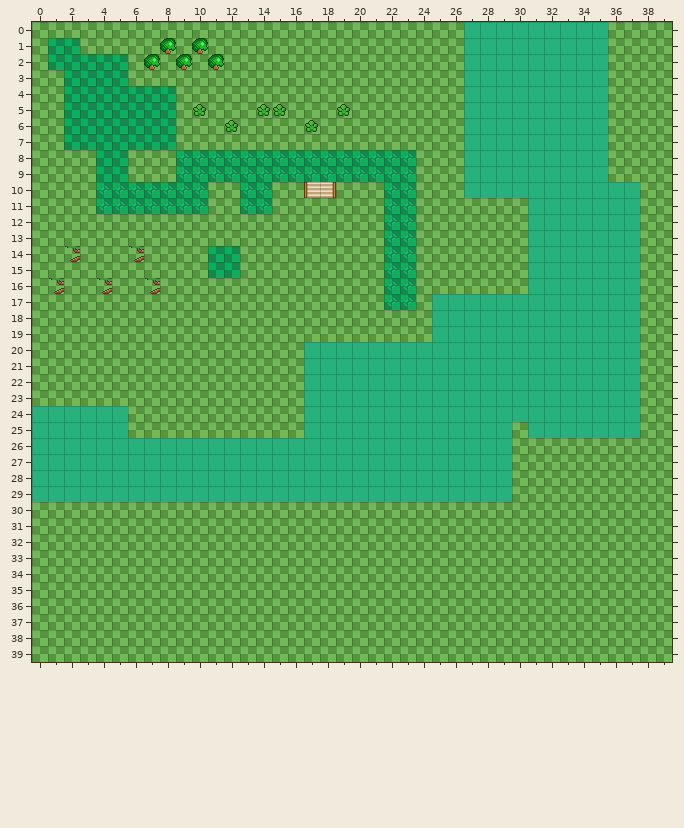
Level history. Tiled map: cmake-build-debug/assets/tilemaps/field_00.tmx. The first picture shows the starting point.
Cells are 16x16 px. Shown: x 0..39, y 0..39.
Once edited:
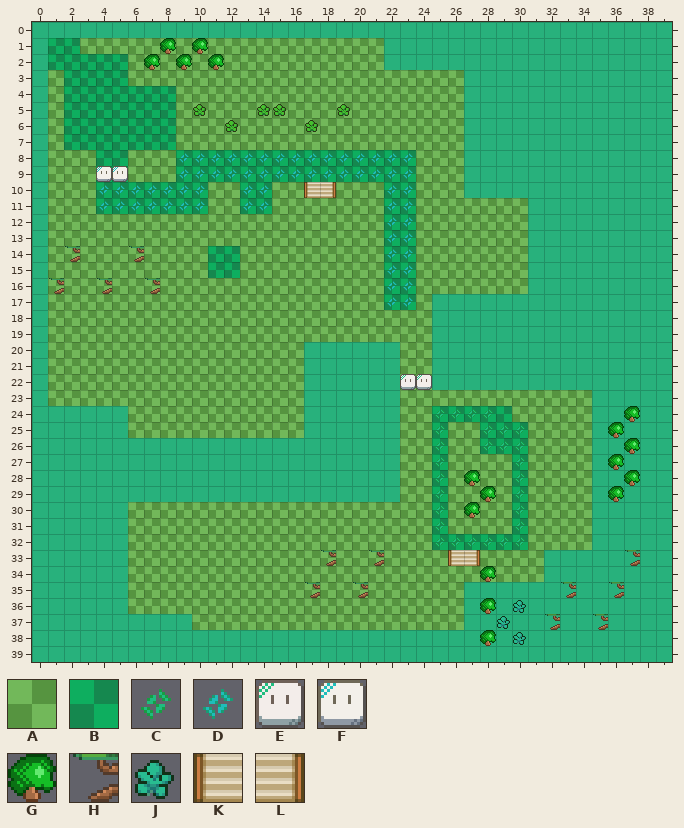
Key: from "normal_tileset": A 18, B 19, C 24, D 25, E 40, F 41, G 65, H 66, J 102, K 129, L 130.
_ is an empty cell, . an unchanged one.
Difference:
--- layer "タイルレイヤー1"
@@ x 0..39 @@
- 0 AAAAAAAAAAAAAAAAAAAAAAAAAAA.........AAAA
- 1 A.....................AAAAA.........AAAA
- 2 A.....................AAAAA.........AAAA
- 3 A...................................AAAA
- 4 A...................................AAAA
- 5 A...................................AAAA
- 6 A...................................AAAA
- 7 A...................................AAAA
- 8 A...................................AAAA
- 9 A...................................AAAA
-10 A.....................................AA
-11 A.....................................AA
-12 A.....................................AA
-13 A.....................................AA
-14 A.....................................AA
-15 A.....................................AA
-16 A.....................................AA
-17 A.....................................AA
-18 A.....................................AA
-19 A.....................................AA
-20 A......................__.............AA
-21 A......................__.............AA
-22 A......................__.............AA
-23 A......................____________...AA
-24 .......................__....._____...AA
-25 .......................__.__...____...AA
-26 .......................__.__.......AAAAA
-27 .......................__.____.....AAAAA
-28 .......................__.____.....AAAAA
-29 .......................__.____.....AAAAA
-30 AAAAAA.............................AAAAA
-31 AAAAAA.............................AAAAA
-32 AAAAAA.............................AAAAA
-33 AAAAAA..........................AAAAAAAA
-34 AAAAAA..........................AAAAAAAA
-35 AAAAAA.....................AAAAAAAAAAAAA
-36 AAAAAA.....................AAAAAAAAAAAAA
-37 AAAAAAAAAA.................AAAAAAAAAAAAA
-38 AAAAAAAAAAAAAAAAAAAAAAAAAAAAAAAAAAAAAAAA
-39 AAAAAAAAAAAAAAAAAAAAAAAAAAAAAAAAAAAAAAAA
+ 0 ___________________________.........____
+ 1 _....................._____.........____
+ 2 _....................._____.........____
+ 3 _...................................____
+ 4 _...................................____
+ 5 _...................................____
+ 6 _...................................____
+ 7 _...................................____
+ 8 _...................................____
+ 9 _...................................____
+10 _.....................................__
+11 _.....................................__
+12 _.....................................__
+13 _.....................................__
+14 _.....................................__
+15 _.....................................__
+16 _.....................................__
+17 _.....................................__
+18 _.....................................__
+19 _.....................................__
+20 _......................AA.............__
+21 _......................AA.............__
+22 _......................AA.............__
+23 _......................AAAAAAAAAAAA...__
+24 .......................AA.....AAAAA...__
+25 .......................AA.AA...AAAA...__
+26 .......................AA.AA......._____
+27 .......................AA.AAAA....._____
+28 .......................AA.AAAA....._____
+29 .......................AA.AAAA....._____
+30 ______............................._____
+31 ______............................._____
+32 ______............................._____
+33 ______..........................________
+34 ______..........................________
+35 ______....................._____________
+36 ______....................._____________
+37 __________................._____________
+38 ________________________________________
+39 ________________________________________
--- layer "タイルレイヤー4"
@@ x 25..30 @@
-24 _____.
-25 _..___
-26 _..___
-27 _...._
-28 _...._
-29 _...._
-30 _...._
-31 _...._
-32 ______
+24 BBBBB.
+25 B..BBB
+26 B..BBB
+27 B....B
+28 B....B
+29 B....B
+30 B....B
+31 B....B
+32 BBBBBB
--- layer "タイルレイヤー3"
@@ x 4..23 @@
- 8 .....CCCCCCCCCCCCCCC
- 9 __...CCCCCCCCCCCCCCC
-10 CCCCCCC..CC.......CC
-11 CCCCCCC..CC.......CC
-12 ..................CC
-13 ..................CC
-14 ..................CC
-15 ..................CC
-16 ..................CC
-17 ..................CC
+ 8 .....DDDDDDDDDDDDDDD
+ 9 FF...DDDDDDDDDDDDDDD
+10 DDDDDDD..DD.......DD
+11 DDDDDDD..DD.......DD
+12 ..................DD
+13 ..................DD
+14 ..................DD
+15 ..................DD
+16 ..................DD
+17 ..................DD
@@ x 23..24 @@
-22 __
+22 EE
@@ x 17..37 @@
-24 ........____........_
-25 ........_..___....._.
-26 ........_..___......_
-27 ........_...._....._.
-28 ........_._.._......_
-29 ........_.._._....._.
-30 ........_._.._.......
-31 ........_...._.......
-32 ........______.......
-33 ._.._....__........._
-34 ..........._.........
-35 _.._............_.._.
-36 ..........._._.......
-37 ............_.._.._..
-38 ..........._._.......
+24 ........CCCC........G
+25 ........C..CCC.....G.
+26 ........C..CCC......G
+27 ........C....C.....G.
+28 ........C.G..C......G
+29 ........C..G.C.....G.
+30 ........C.G..C.......
+31 ........C....C.......
+32 ........CCCCCC.......
+33 .H..H....KL.........H
+34 ...........G.........
+35 H..H............H..H.
+36 ...........G.J.......
+37 ............J..H..H..
+38 ...........G.J.......
